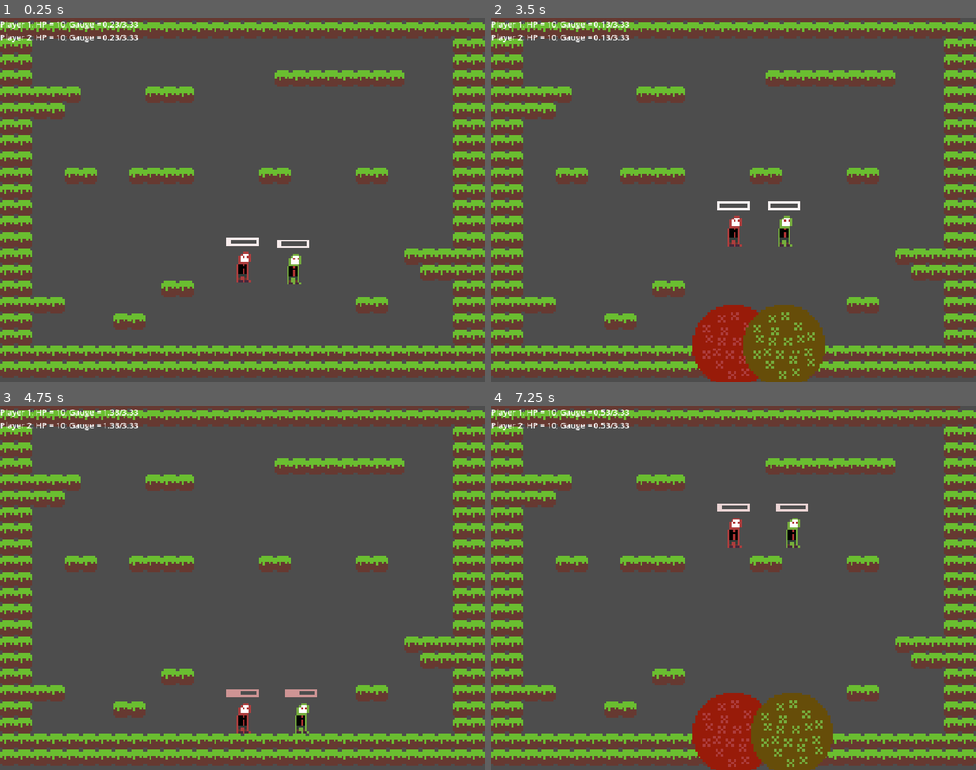
Above: before the commit, frames 1-4 (two rows, left to right).
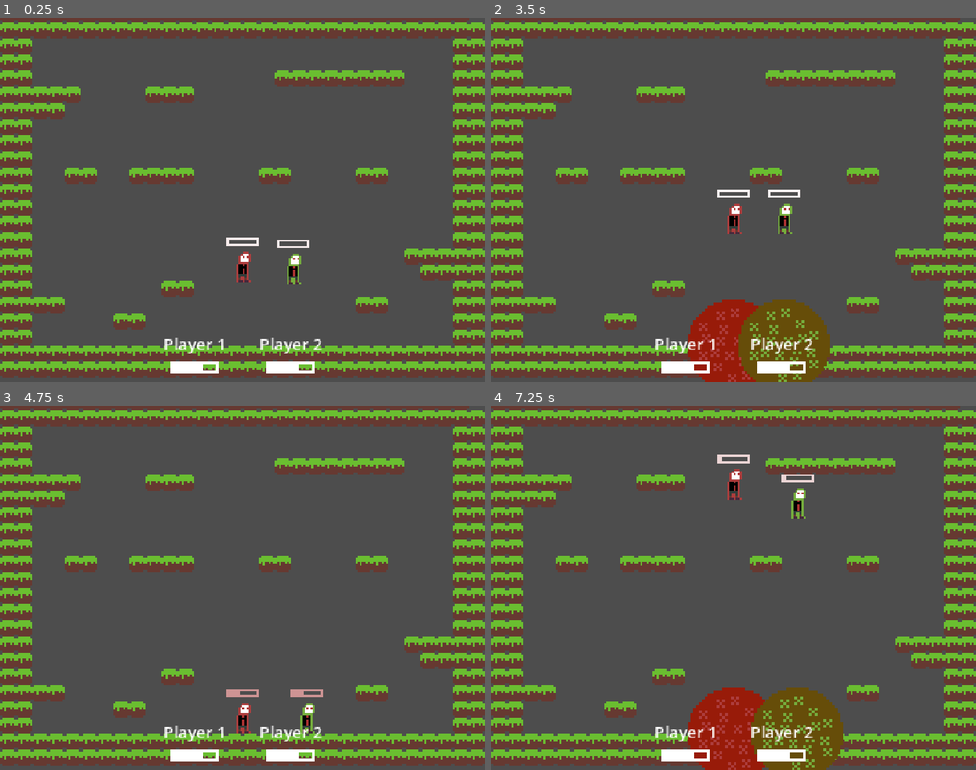
Above: after the commit, the same moments.

Repository: grandeisa/livre-2026
Game: Godot game, scene res://scenes/test_level.tscn
Same seed, same stepped clock (60 frames per second), same inputs: the game is played once before the commit and once after it.
Inputs:
- Up to frame 1 (0.25 s): no input
- Up to frame 2 (3.5 s): no input
- Up to frame 3 (4.75 s): no input
- Up to frame 4 (7.25 s): no input

The runs differ from the first frame. In frame 1, 1.4% of the frame differs, in the area x 0-67%, y 0-98%; in frame 2, 4.1%; in frame 3, 1.7%; in frame 4, 4.6%, in the area x 0-73%, y 0-100%.

Commit message:
Add player health bar

Diff:
--- a/src/autoloads/director.gd
+++ b/src/autoloads/director.gd
@@ -3,11 +3,16 @@
 @onready var result_screen: PackedScene = preload("res://scenes/result_screen.tscn")
 @onready var test_level: PackedScene = preload("res://scenes/test_level.tscn")
 
+var accepting_change:bool = true
+
 func change_to_results_scene(winner_id: int):
+	if not accepting_change: return
+	accepting_change = false
 	var scene = result_screen.instantiate()
 	scene.winner_id = winner_id
-	get_tree().change_scene_to_node(scene)
+	get_tree().call_deferred("change_scene_to_node", scene)
 
 func change_to_test_level() -> void:
 	var scene = test_level.instantiate()
 	get_tree().change_scene_to_node(scene)
+	accepting_change = true
--- a/src/scenes/player.tscn
+++ b/src/scenes/player.tscn
@@ -98,6 +98,7 @@
 offset_right = 8.0
 offset_bottom = 16.0
 grow_horizontal = 2
+step = 0.25
 value = 30.0
 texture_under = ExtResource("10_d2wvv")
 texture_progress = ExtResource("11_3v2ag")
--- /dev/null
+++ b/src/scenes/player_hud.tscn
@@ -0,0 +1,26 @@
+[gd_scene format=3 uid="uid://b8ihcghdxi45i"]
+
+[ext_resource type="Script" uid="uid://q5tasl60hhvi" path="res://scripts/player_hud.gd" id="1_er5qu"]
+[ext_resource type="Texture2D" uid="uid://cwrfepatlo2v2" path="res://sprites/placeholder-bar.png" id="1_iraov"]
+[ext_resource type="Texture2D" uid="uid://c6mo07swkcbmg" path="res://sprites/placeholder-bar-content.png" id="2_er5qu"]
+
+[node name="PlayerHUD" type="VBoxContainer" unique_id=1573795794 node_paths=PackedStringArray("bar", "label")]
+offset_transform_enabled = true
+offset_transform_scale = Vector2(2, 2)
+alignment = 1
+script = ExtResource("1_er5qu")
+bar = NodePath("TextureProgressBar")
+label = NodePath("Label")
+
+[node name="Label" type="Label" parent="." unique_id=467140823]
+layout_mode = 2
+text = "Player X"
+
+[node name="TextureProgressBar" type="TextureProgressBar" parent="." unique_id=2049268681]
+layout_mode = 2
+size_flags_horizontal = 4
+offset_transform_enabled = true
+offset_transform_scale = Vector2(3, 3)
+value = 30.0
+texture_under = ExtResource("1_iraov")
+texture_progress = ExtResource("2_er5qu")
--- a/src/scenes/test_level.tscn
+++ b/src/scenes/test_level.tscn
@@ -2,6 +2,7 @@
 
 [ext_resource type="Texture2D" uid="uid://bub5u1k4esaq8" path="res://sprites/placeholder-tile.png" id="1_2venv"]
 [ext_resource type="Script" uid="uid://lxtnvkjpp3br" path="res://scripts/hud.gd" id="1_ahbqi"]
+[ext_resource type="PackedScene" uid="uid://b8ihcghdxi45i" path="res://scenes/player_hud.tscn" id="2_x4b8f"]
 [ext_resource type="PackedScene" uid="uid://dyx2li4wp43m8" path="res://scenes/player.tscn" id="3_j6w7d"]
 
 [sub_resource type="TileSetAtlasSource" id="TileSetAtlasSource_paw1w"]
@@ -17,16 +18,25 @@
 
 [node name="TestLevel" type="Node2D" unique_id=1354510782]
 
-[node name="HUD" type="CanvasLayer" parent="." unique_id=1361134685 node_paths=PackedStringArray("_players", "_hp_label")]
-visible = false
+[node name="HUD" type="CanvasLayer" parent="." unique_id=1361134685 node_paths=PackedStringArray("_players", "_huds_container")]
 script = ExtResource("1_ahbqi")
 _players = [NodePath("../Player"), NodePath("../Player2")]
-_hp_label = NodePath("Label")
+_huds_container = NodePath("HBoxContainer")
 
-[node name="Label" type="Label" parent="HUD" unique_id=1642779187]
-offset_right = 40.0
-offset_bottom = 23.0
-text = "Player 1: Health = 999999"
+[node name="HBoxContainer" type="HBoxContainer" parent="HUD" unique_id=652719726]
+anchors_preset = 12
+anchor_top = 1.0
+anchor_right = 1.0
+anchor_bottom = 1.0
+offset_top = -110.0
+grow_horizontal = 2
+grow_vertical = 0
+theme_override_constants/separation = 128
+alignment = 1
+
+[node name="PlayerHUD" parent="HUD/HBoxContainer" unique_id=1573795794 instance=ExtResource("2_x4b8f")]
+visible = false
+layout_mode = 2
 
 [node name="TileMapLayer" type="TileMapLayer" parent="." unique_id=1776182887]
 tile_map_data = PackedByteArray("AADx/wkAAAAAAAAAAADx/woAAAAAAAAAAADy/wkAAAAAAAAAAADy/woAAAAAAAAAAADz/wkAAAAAAAAAAADz/w …(3664 unchanged characters)…
--- a/src/scripts/hud.gd
+++ b/src/scripts/hud.gd
@@ -1,16 +1,24 @@
 ## HUD
 extends CanvasLayer
 
+@onready var player_hud: PackedScene = preload("res://scenes/player_hud.tscn")
+
 @export var _players: Array[Player]
-@export var _hp_label: Label
+@export var _huds_container: Container
+
+var player_hud_list: Array = []
 
 func _ready() -> void:
 	visible = true
+	for player: Player in _players:
+		var new_hud = player_hud.instantiate()
+
+		new_hud.label.text = "Player %d" % (player.id+1)
+		new_hud.bar.max_value = Player.MAX_HEALTH_POINTS
+		_huds_container.add_child(new_hud)
+		player_hud_list.append(new_hud)
+
 
 func _process(_delta: float) -> void:
-	var label_str: String = ""
 	for player: Player in _players:
-		label_str += "Player %d: HP = %d" % [player.id + 1, player.health_points]
-		label_str += "; Gauge = %.2f/%.2f" % [player.time_without_atk, player.current_max_time]
-		label_str += "\n"
-	_hp_label.text = label_str
+		player_hud_list[player.id].bar.value = player.health_points
--- a/src/scripts/player-states/jump.gd
+++ b/src/scripts/player-states/jump.gd
@@ -14,7 +14,7 @@
 	var gauge_fill = min(player.time_without_atk, player.current_max_time) \
 		/ player.current_max_time
 
-	gauge_fill *= player.current_max_time / Player.MAX_TIME_WITHOUT_ATK + 0.1
+	gauge_fill *= min(player.current_max_time / Player.MAX_TIME_WITHOUT_ATK + 0.25, 1.0)
 
 	if gauge_fill == 1.0: gauge_fill += 1.0
 	gauge_fill += 0.5
--- a/src/scripts/player.gd
+++ b/src/scripts/player.gd
@@ -71,7 +71,7 @@
 	atk_gauge_bar.value = time_without_atk*2
 
 func _set_gauge_color() -> void:
-	var color: Color = lerp(Color.WHITE, Color.DARK_RED, (2*time_without_atk) / (current_max_time*2))
+	var color: Color = lerp(Color.WHITE, Color.DARK_RED, time_without_atk/ current_max_time)
 	atk_gauge_bar.modulate = color
 
 func _physics_process(delta: float) -> void:
--- /dev/null
+++ b/src/scripts/player_hud.gd
@@ -0,0 +1,4 @@
+extends VBoxContainer
+
+@export var bar: TextureProgressBar
+@export var label: Label
Not shown, added: src/scripts/player_hud.gd.uid
